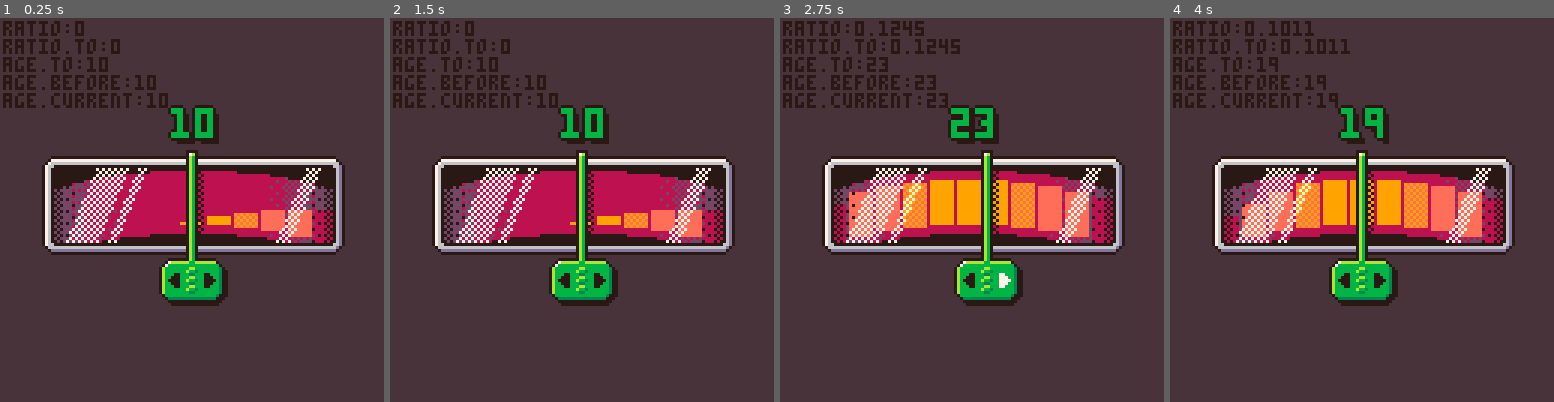
Above: before the commit, frames 1-4 (left to right).
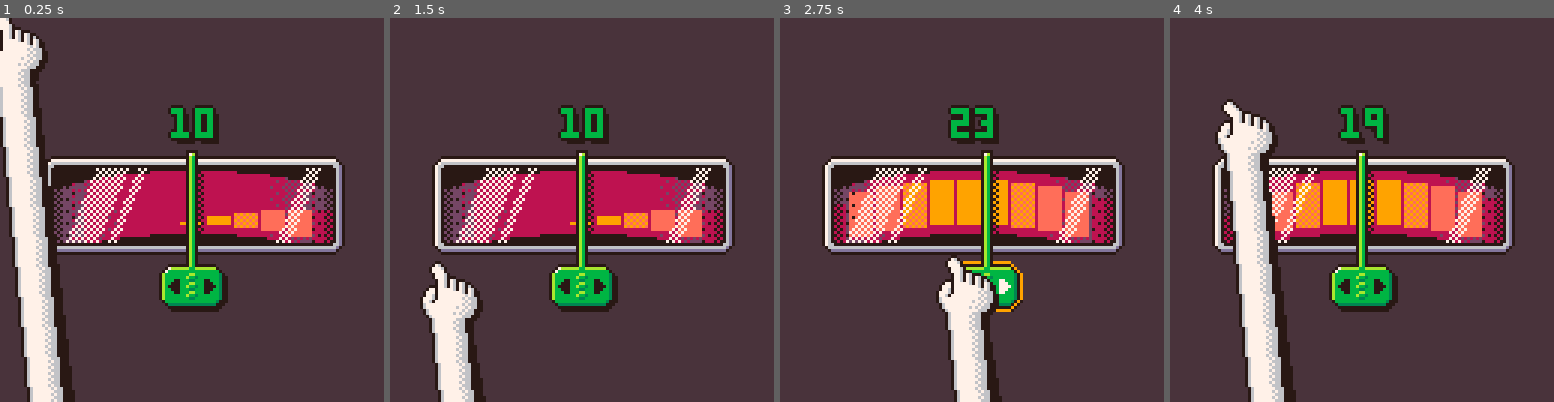
Above: after the commit, the same moments.

Repository: seimon/study_agegauge
Game: PICO-8 cartridge Study_AgeGauge.p8
The game is run twice, just before and just after one commit, with the same random seed, the same clock (stepped at 60 frames per second) and the same inputs.
Inputs (mouse positions are in pixels of both pictures, inside the frame that each line leads up to):
- Up to frame 1 (0.25 s): no input
- Up to frame 2 (1.5 s): click (670, 121) at 0.67 s; click (436, 267) at 1.22 s
- Up to frame 3 (2.75 s): hold Right 1.6-2.1 s; click (887, 114) at 1.77 s; click (952, 259) at 2.32 s; hold Right from 2.47 s (still down)
- Up to frame 4 (4 s): click (1404, 106) at 2.87 s; release Right at 3.03 s; hold Left 3.08-3.58 s; click (1465, 256) at 3.42 s; click (1231, 102) at 3.97 s

The runs differ from the first frame. In frame 1, 14% of the frame differs, in the area x 0-60%, y 0-100%; in frame 2, 8.3%; in frame 3, 8.4%; in frame 4, 13%.

Commit message:
v0.6
- 마우스 조작 추가
- 스크롤 속도가 마우스로 핸들 드래그한 거리에 비례
- todo: 손을 떼면 나이 게이지 정수값에서 정지하도록 스냅 처리

Diff:
--- a/Study_AgeGauge.lua
+++ b/Study_AgeGauge.lua
@@ -1,6 +1,15 @@
 --[[
+
 Age-Gauge Prototyping
+
 ]]
+
+poke(0x5f5c,12) poke(0x5f5d,3) -- input delay initial&repeating (default 15, 4)
+poke(0x5f2d,1) -- mouse input enable
+
+
+
+
 
 -- sspr + scale9
 function sspr9(sx,sy,sw,sh,dx,dy,dw,dh)
@@ -34,6 +43,13 @@
 		tx_def=63,
 		tx=63,
 		cx=63,
+		hitbox={0,0,0,0},
+		hover=false,
+		drag=false,
+		dragfrom={x=0,y=0},
+	}
+	m={
+		x=0,y=0,lb=0,rb=0
 	}
 end
 
@@ -43,6 +59,8 @@
 	-- 	if (btn(0)) age_acc=max(-age_acc_max,age_acc-0.025)
 	-- 	if (btn(1)) age_acc=min(age_acc_max,age_acc+0.025)
 	-- end
+
+	-- arrow key
 	if age.intv>0 then
 		age.intv-=1
 	else
@@ -55,32 +73,42 @@
 	if age.current!=age.before then
 		sfx(11,-1)
 		age.before=age.current
-
+	end
+
+	-- mouse info
+	m.x,m.y,m.lb=stat(32),stat(33),stat(34)
+
+	-- update handle's hover state
+	handle.hover=(m.x>=handle.hitbox[1] and m.x<=handle.hitbox[2] and m.y>=handle.hitbox[3] and m.y<=handle.hitbox[4]) or handle.drag
+
+	-- drag state
+	if (not handle.drag and handle.hover and m.lb==1) then handle.drag=true handle.dragfrom={x=m.x,y=m.y} end
+	if handle.drag then
+		if m.lb!=1 then handle.drag=false
+		else
+			local dx=mid(m.x-handle.dragfrom.x,-8,8)
+			handle.tx=handle.tx_def+dx
+			age.to=mid(age.to+dx*0.04,age.min,age.max)
+		end
 	end
 end
 
 function _draw()
 	cls(5)
 
-	-- local x,y,w,h=24,50,80,24 -- gauge pos, size
 	local x,y,w,h=18,50,92,24 -- gauge pos, size
-
 	rectfill(x,y,x+w,y+h,8) -- bg
 	rectfill(x,y,x+5,y+h,13)	rectfill(x+w-5,y,x+w,y+h,13)
 	fillp(0b0000101000001000.1) rectfill(x+6,y,x+10,y+h,13) rectfill(x+w-10,y,x+w-6,y+h,13) fillp()
 	fillp(0b0101101001011010.1) rectfill(x+11,y,x+15,y+h,13) rectfill(x+w-15,y,x+w-11,y+h,13) fillp()
 	fillp(0b1101111101111111.1) rectfill(x+16,y,x+20,y+h,13) rectfill(x+w-20,y,x+w-16,y+h,13) fillp()
 
-	-- outline
-	palt(0,false) palt(15,true)
-	sspr9(23,0,11,11,x-4,y-4,w+9,h+9)
+	-- border
+	palt(0b0000000000000001) sspr9(23,0,11,11,x-4,y-4,w+9,h+9) palt()
 
 	-- inside top oval cover
 	clip(x,y,w+1,10)
-	for i=0,6 do
-		-- oval(x-5,y+0-i,x+w+5,y+16-i,0)
-		oval(x-8,y+0-i,x+w+8,y+26-i,0)
-	end
+	for i=0,6 do oval(x-8,y+0-i,x+w+8,y+26-i,0) end
 
 	-- inside bottom oval over + gradations + glass eff
 	clip(x,y,w+1,h+1)
@@ -98,22 +126,13 @@
 				local dy=(i<7) and (i-7)*2 or 0
 				local oy=y-cos(abs(63-x0)*0.005)*8+10
 				local dx=abs(cx-x0) -- dist from center
+				-- if (i%10==0) line(x0,oy-1,x0,oy+h0+3,13) -- draw line every 10 step
 				rectfill(x0-3,oy+2-dy,x0+w0-4,oy+h0,dx>37 and 8 or dx>26 and 14 or 6)
 				if (dx>12 and dx<26) fillp(0b0101101001011010.1) rectfill(x0-3,oy+2-dy,x0+w0-4,oy+h0,14) fillp()
 			end
 		end
 
 		-- side shadow
-		--[[ fillp(0b0100101000011010.1)
-		rectfill(x,y,x+2,y+h+1,0)
-		rectfill(x+w-2,y,x+w,y+h+1,0)
-		fillp(0b0101101001011010.1)
-		rectfill(x+3,y,x+6,y+h+1,0)
-		rectfill(x+w-3,y,x+w-6,y+h+1,0)
-		fillp(0b1101111101111111.1)
-		rectfill(x+7,y,x+10,y+h+1,0)
-		rectfill(x+w-7,y,x+w-10,y+h+1,0)
-		fillp() ]]
 		fillp(0b0101101001011010.1)
 		rectfill(x,y,x+2,y+h+1,0)
 		rectfill(x+w-2,y,x+w,y+h+1,0)
@@ -132,13 +151,6 @@
 	end
 	clip()
 
-	-- test
-	print("ratio:"..age.ratio,1,1,0)
-	print("ratio.to:"..age.ratio,1,7,0)
-	print("age.to:"..age.to,1,7+6,0)
-	print("age.before:"..age.before,1,7+12,0)
-	print("age.current:"..age.current,1,7+18,0)
-
 	-- print age
 	do
 		local s,x,y="\^w\^t"..age.current,63-6,30
@@ -155,23 +167,69 @@
 		handle.cx+=(handle.tx-handle.cx)*0.25
 		if (abs(handle.tx-handle.cx)<0.5) handle.cx=handle.tx
 
-		local hx,hy,hh=handle.cx,y-2,h+8
+		local hx,hy,hh=handle.cx,y-2,h+10
 		fillp(0b1010010110100101.1) rectfill(hx+2,hy+1,hx+4,hy+h+1,0) fillp()
 		rectfill(hx-1,hy-4,hx+2,hy+hh,0)
 		rectfill(hx,hy-3,hx+1,hy+hh-1,11)
 		line(hx,hy-2,hx,hy+hh-1,10)
 		pset(hx,hy-3,7)
 		pset(hx+1,hy-3,10)
-		palt(0,false) palt(15,true)
+		palt(0b0000000000000001)
 		sspr(0,0,23,16,hx-10,hy+hh)
-
 		if handle.tx<handle.tx_def then
 			sspr(34,0,4,5,handle.cx-7,hy+hh+5)
 		elseif handle.tx>handle.tx_def then
 			sspr(34,0,4,5,handle.cx+5,hy+hh+5,4,5,true)
 		end
-	end
-
-
-
-end
+		palt()
+
+		-- update hitbox pos
+		handle.hitbox={hx-11,hy+hh-1,hx+12,hy+hh+15}
+
+		-- outline
+		if handle.hover then
+			local y_=hy+hh-1
+			line(hx-7,y_,hx-2,y_,6)
+			line(hx+3,y_,hx+8,y_,6)
+			palt(0b0000000000000001) sspr9(0,16,9,9,hx-11,y_,24,17) palt()
+		end
+	end
+
+	-- mouse cursor
+	do
+		palt(0b0000000000000001)
+		sspr(104-(m.lb==1 and 16 or 0),0,15,7,m.x-5,m.y-2) -- part a (normal-click)
+		sspr(104,7,21,19,m.x-5,m.y-2+7) -- part b
+		palt()
+		-- pset(mx,my,rnd()*10) -- x,y check
+
+		-- with arm
+		for i=0,13 do
+			local c=(i==0 or i>11) and 0 or (i==1 or i>9) and 2 or 7
+			local x1,y1,x2,y2=m.x+i-2,m.y+17,m.x+i-3+(128-m.y)*0.1,128
+			line(x1,y1,x2,y2,c)
+			if (i>7 and i<10) fillp(0b0101101001011010.1) line(x1,y1,x2,y2,2) fillp()
+			if (i==13) line(x1,y1,x2+1,y2,0) line(x1,y1,x2+2,y2,0)
+		end
+	end
+
+
+
+
+	-- test	print
+	--[[ if handle.drag then
+		if m.lb!=1 then handle.drag=false
+		else
+			local dx=m.x-handle.dragfrom.x
+			local dy=m.y-handle.dragfrom.y
+			print("drag!:"..dx..","..dy,10,10,0)
+		end
+	end ]]
+	-- print("mouse:"..mx..","..my..","..clk,1,1,0)
+	--[[ print("ratio:"..age.ratio,1,1,0)
+	print("ratio.to:"..age.ratio,1,7,0)
+	print("age.to:"..age.to,1,7+6,0)
+	print("age.before:"..age.before,1,7+12,0)
+	print("age.current:"..age.current,1,7+18,0) ]]
+
+end
Not shown, changed: 32 lines of the sprite sheet (__gfx__) section of Study_AgeGauge.p8
Not shown, changed: index.js
